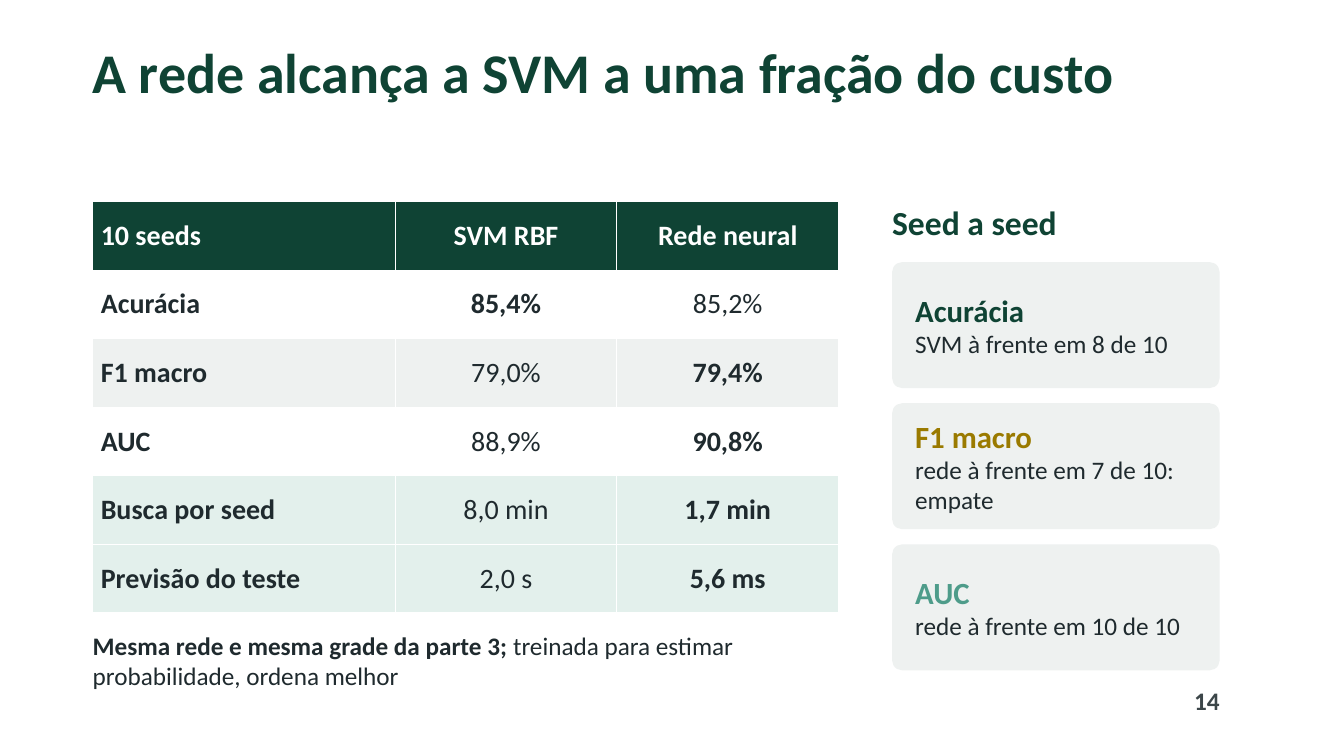
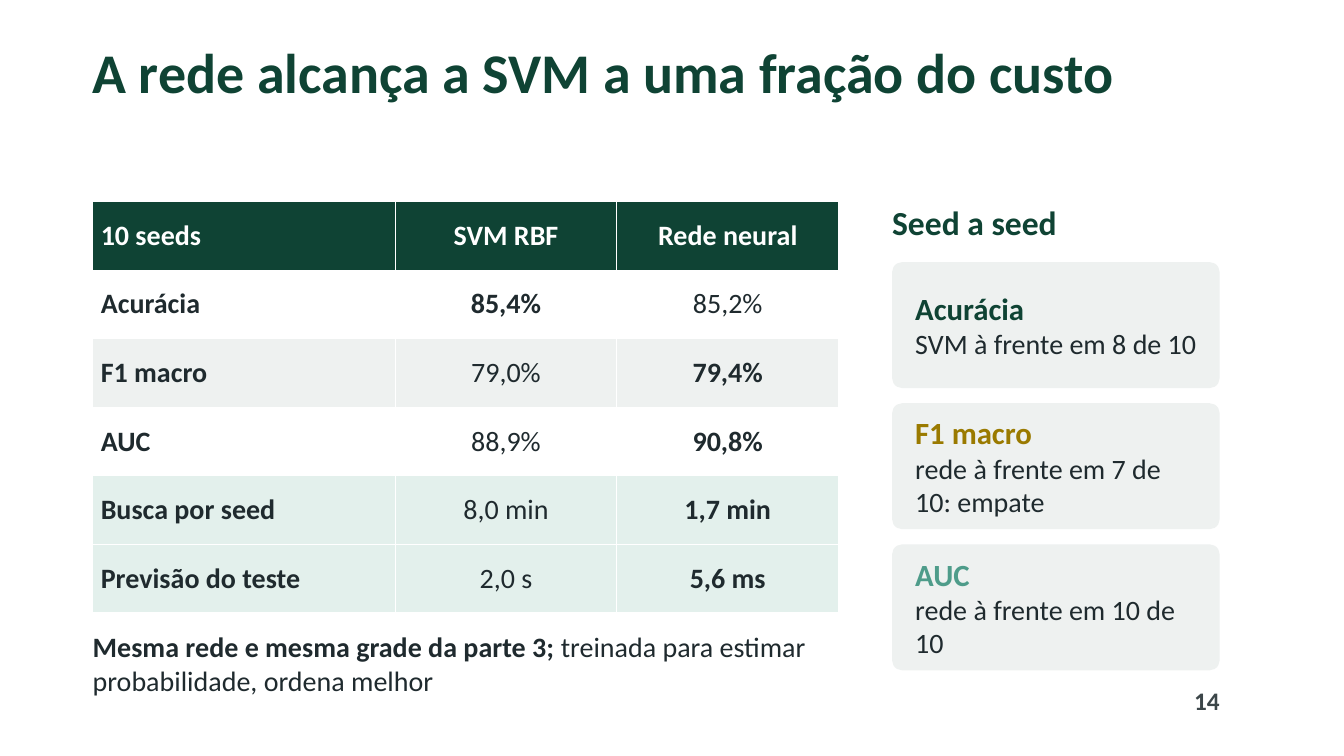
Before and after one commit to pumba-dev/machine-learning-practice, a slide deck: slide 14 of renda/slides/apresentacao_svm.pptx. Drawn at 1344x756 pixels with LibreOffice and Linux fonts; fonts in the diff are those of the drawing; background and template pictures are left out. Boxes give left, top, right and bottom in pixels: in the first picture for what was removed or moved away, otherwise in the second. Text is boxed around its words. In the diff, an @@ line names an element or a change of style, - is before the commit and + after.

```diff
--- a/renda/slides/apresentacao_svm.pptx
+++ b/renda/slides/apresentacao_svm.pptx
@@ text in rounded rectangle at box(915, 334, 1196, 354): size 18 to 20 pt in "SVM à frente em 8 de 10" @@
@@ text in rounded rectangle at box(915, 459, 1161, 517): size 18 to 20 pt in "rede à frente em 7 de 10: ..." @@
@@ text in rounded rectangle at box(915, 600, 1175, 653): size 18 to 20 pt in "rede à frente em 10 de 10" @@
@@ text "Mesma rede e mesma grade ..." at box(93, 637, 806, 696): size 18 to 20 pt @@
```
Also in this commit, not shown: 12 other slides changed, 4 other files.
